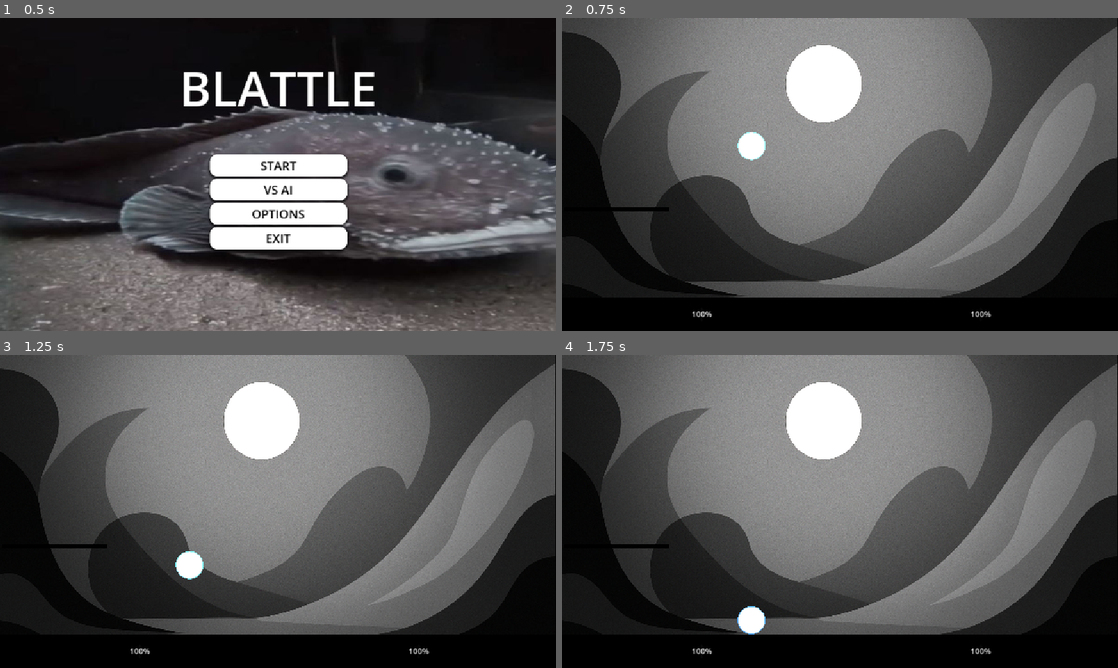
Above: before the commit, frames 1-4 (two rows, left to right).
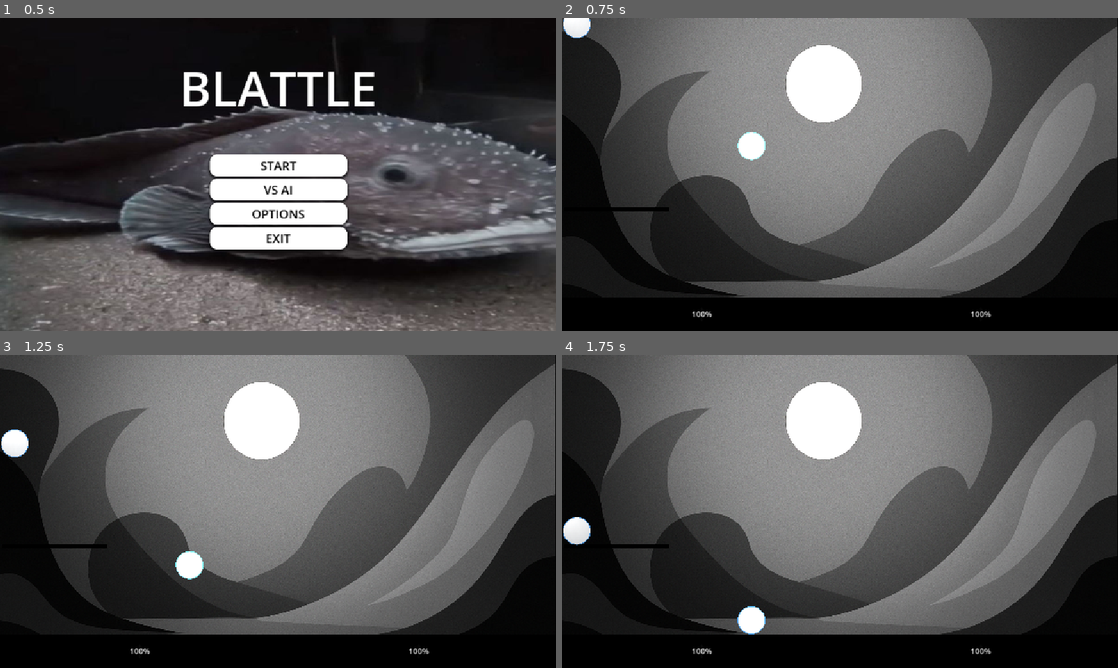
Above: after the commit, the same moments.

Repository: piperinnshall/Blattle
Game: Godot game, scene res://piper/scenes/menu/main_menu.tscn
Same seed, same stepped clock (60 frames per second), same inputs: the game is played once before the commit and once after it.
Inputs (mouse positions are in pixels of both pictures, inside the frame that each line leads up to):
- Up to frame 1 (0.5 s): no input
- Up to frame 2 (0.75 s): click "VS AI" at 0.5 s
- Up to frame 3 (1.25 s): no input
- Up to frame 4 (1.75 s): tap Enter (ui_accept) at 1.25 s; move the mouse to (962, 495) at 1.27 s; hold D (right) from 1.28 s (still down); click (962, 495) at 1.35 s; tap W (jump) at 1.52 s

Frame 1 is identical in both runs. In frame 2, 0.3% of the frame differs, in the area x 0-6%, y 0-7%; in frame 3, 0.4%, in the area x 0-6%, y 23-33%; in frame 4, 0.3%.

Commit message:
feat Working ai omg

Diff:
--- a/leos/scenes/testlevel.tscn
+++ b/leos/scenes/testlevel.tscn
@@ -1,13 +1,15 @@
-[gd_scene load_steps=19 format=3 uid="uid://b2i3pr2ejrmkd"]
+[gd_scene load_steps=21 format=3 uid="uid://b2i3pr2ejrmkd"]
 
 [ext_resource type="Texture2D" uid="uid://cqn6abucyx618" path="res://leos/assets/2c619dcb-a6ce-4f31-ae4d-376daaeffa7d.png" id="1_7ixgg"]
-[ext_resource type="Script" uid="uid://bvr74pqghfcdf" path="res://scripts/testlevel.gd" id="1_hyqgw"]
+[ext_resource type="Script" uid="uid://bvr74pqghfcdf" path="res://leos/scripts/testlevel.gd" id="1_hyqgw"]
 [ext_resource type="PackedScene" uid="uid://do7uew7t2n8is" path="res://scenes/TestPlayer.tscn" id="2_6ewva"]
 [ext_resource type="PackedScene" uid="uid://cfr2gwmxc3aii" path="res://scenes/hittable_object.tscn" id="3_jiwm1"]
 [ext_resource type="PackedScene" uid="uid://cdcq14nucamxn" path="res://scenes/moon.tscn" id="5_7ixgg"]
 [ext_resource type="PackedScene" uid="uid://bv5jav4dhu5nu" path="res://scenes/HealthBars.tscn" id="5_hyqgw"]
-[ext_resource type="PackedScene" uid="uid://dyvaunj3fkxqn" path="res://leos/scenes/DeathMenu.tscn" id="7_bx6wm"]
+[ext_resource type="Script" uid="uid://dhs2db1osey0y" path="res://scripts/control.gd" id="7_6mokq"]
+[ext_resource type="PackedScene" uid="uid://dyvaunj3fkxqn" path="res://scenes/DeathMenu.tscn" id="7_bx6wm"]
 [ext_resource type="PackedScene" uid="uid://dm84abbsaarte" path="res://piper/scenes/character/player.tscn" id="8_ivy6k"]
+[ext_resource type="Script" uid="uid://ch5pyv34lj0mq" path="res://scripts/deathMenu.gd" id="9_o87fb"]
 
 [sub_resource type="RectangleShape2D" id="RectangleShape2D_6ewva"]
 size = Vector2(1171.15, 123)
@@ -119,6 +121,7 @@
 offset_right = 578.0
 offset_bottom = 599.0
 grow_vertical = 1
+script = ExtResource("7_6mokq")
 player1 = NodePath("../Node2D")
 player2 = NodePath("../Player2")
 
@@ -133,6 +136,7 @@
 offset_right = 621.0
 offset_bottom = 284.0
 size_flags_horizontal = 6
+script = ExtResource("9_o87fb")
 
 [node name="Player2" parent="." instance=ExtResource("8_ivy6k")]
 position = Vector2(953, 105)
--- a/leos/scenes/testlevel_ai.tscn
+++ b/leos/scenes/testlevel_ai.tscn
@@ -1,10 +1,13 @@
-[gd_scene load_steps=17 format=3 uid="uid://cle8w2xxw14u0"]
+[gd_scene load_steps=20 format=3 uid="uid://cle8w2xxw14u0"]
 
 [ext_resource type="Script" uid="uid://bvr74pqghfcdf" path="res://leos/scripts/testlevel.gd" id="1_r6uyr"]
 [ext_resource type="Texture2D" uid="uid://cqn6abucyx618" path="res://leos/assets/2c619dcb-a6ce-4f31-ae4d-376daaeffa7d.png" id="2_k288t"]
 [ext_resource type="PackedScene" uid="uid://cdcq14nucamxn" path="res://scenes/moon.tscn" id="5_1d370"]
+[ext_resource type="Script" uid="uid://dhs2db1osey0y" path="res://scripts/control.gd" id="5_k288t"]
 [ext_resource type="PackedScene" uid="uid://bv5jav4dhu5nu" path="res://scenes/HealthBars.tscn" id="6_bpqqv"]
+[ext_resource type="PackedScene" uid="uid://ceeb728grpkpp" path="res://piper/scenes/character/ai.tscn" id="7_4vdyh"]
 [ext_resource type="PackedScene" uid="uid://dyvaunj3fkxqn" path="res://scenes/DeathMenu.tscn" id="7_pibnn"]
+[ext_resource type="Script" uid="uid://ch5pyv34lj0mq" path="res://scripts/deathMenu.gd" id="7_ux2mn"]
 [ext_resource type="PackedScene" uid="uid://dm84abbsaarte" path="res://piper/scenes/character/player.tscn" id="8_ncsec"]
 
 [sub_resource type="RectangleShape2D" id="RectangleShape2D_6ewva"]
@@ -101,7 +104,7 @@
 scale = Vector2(3.39062, 0.125)
 texture = SubResource("GradientTexture2D_bx6wm")
 
-[node name="Control" parent="." node_paths=PackedStringArray("player1") instance=ExtResource("6_bpqqv")]
+[node name="Control" parent="." node_paths=PackedStringArray("player1", "player2") instance=ExtResource("6_bpqqv")]
 anchors_preset = 5
 anchor_left = 0.5
 anchor_right = 0.5
@@ -111,7 +114,9 @@
 offset_right = 578.0
 offset_bottom = 599.0
 grow_vertical = 1
+script = ExtResource("5_k288t")
 player1 = NodePath("../Player")
+player2 = NodePath("../Ai")
 
 [node name="Control2" parent="." instance=ExtResource("7_pibnn")]
 anchors_preset = 8
@@ -124,6 +129,7 @@
 offset_right = 621.0
 offset_bottom = 284.0
 size_flags_horizontal = 6
+script = ExtResource("7_ux2mn")
 
 [node name="Player" parent="." instance=ExtResource("8_ncsec")]
 position = Vector2(392, 252)
@@ -133,3 +139,5 @@
 input_dash = "ui_accept"
 input_light = "player2light"
 input_heavy = "player2heavy"
+
+[node name="Ai" parent="." instance=ExtResource("7_4vdyh")]
--- a/leos/scripts/control.gd
+++ b/leos/scripts/control.gd
@@ -1,5 +1,4 @@
 extends Control
-class_name HealthBarUI
 
 # Health bar constants
 const MAX_HEALTH: float = 100.0
--- a/leos/scripts/deathMenu.gd
+++ b/leos/scripts/deathMenu.gd
@@ -1,5 +1,4 @@
 extends Control
-class_name DeathMenu
 
 # Audio settings constants
 const SFX_BUS_NAME: String = "SFX"
--- a/leos/scripts/testlevel.gd
+++ b/leos/scripts/testlevel.gd
@@ -1,7 +1,7 @@
 extends Node2D
 class_name GameManager
 
-@onready var death_menu: DeathMenu = $Control2
+@onready var death_menu = $Control2
 
 func _ready():
 	# Connect to all players in the Players group
--- a/scenes/DeathMenu.tscn
+++ b/scenes/DeathMenu.tscn
@@ -1,6 +1,6 @@
 [gd_scene load_steps=2 format=3 uid="uid://dyvaunj3fkxqn"]
 
-[ext_resource type="Script" uid="uid://ch5pyv34lj0mq" path="res://scripts/deathMenu.gd" id="1_okyhj"]
+[ext_resource type="Script" uid="uid://ch5pyv34lj0mq" path="res://leos/scripts/deathMenu.gd" id="1_okyhj"]
 
 [node name="Control" type="Control"]
 layout_mode = 3
@@ -41,11 +41,12 @@
 
 [node name="MuteButton" type="Button" parent="VBoxContainer"]
 layout_mode = 2
-text = "Quit
+text = "Mute
 "
 
 [node name="VolumeLabel" type="Label" parent="VBoxContainer"]
 layout_mode = 2
+text = "Volume"
 
 [node name="VolumeSlider" type="HSlider" parent="VBoxContainer"]
 layout_mode = 2
--- a/scripts/control.gd
+++ b/scripts/control.gd
@@ -23,6 +23,8 @@
 	player2_health_bar.max_value = MAX_HEALTH
 	player1_health_bar.value = MAX_HEALTH
 	player2_health_bar.value = MAX_HEALTH
+
+
 
 func _process(delta):
 	update_health_bars()
